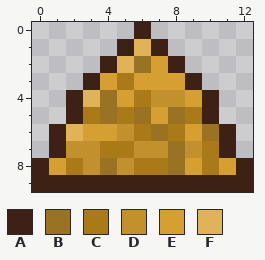
Pixel-art sprite -- CookieMod/Items/Weapons/HoneyCrumbs.png. Above is the file before it was changed.
The file is 26x20 pixels, drawn in blocks of 2x2; one block is one cell here.
Palette (. is transparent): A #3d2114  B #997223  C #ab7a18  D #c2902d  E #d69f31  F #e0b358
After:
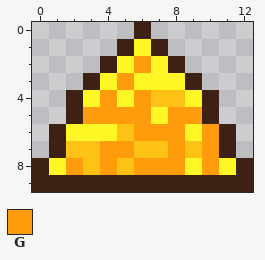
Colours new in this view: G #ff9c0c
What changed:
Colour D changes from #c2902d to #fec214.
Colour E changes from #d69f31 to #fef625.
The edit turns colour F into colour E in row 1 at x 6; in row 2 at x 5; in row 4 at x 3; in row 6 at x 2.
The edit turns colour B into colour G in row 2 at x 6; in row 4 at x 4; in row 5 at x 4, 6 and 8; in row 6 at x 7 and 10; in row 7 at x 8; in row 8 at x 4 and 8.
The edit turns colour C into colour G in row 3 at x 5; in row 4 at x 6; in row 5 at x 3, 5 and 9; in row 6 at x 6 and 8; in row 7 at x 4 to 5 and 10; in row 8 at x 2, 6 to 7 and 10.
Changed places in both pictures, as pixel boxes (x1, y1, x2, y2):
changed: (49, 39, 236, 175)
